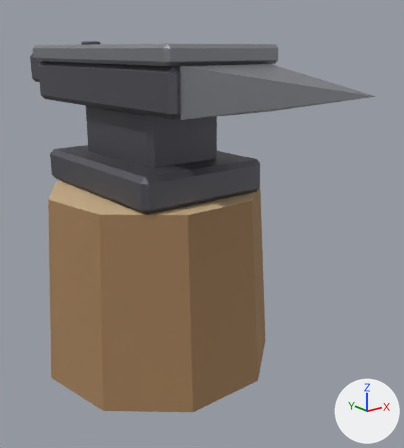
An edit to the glTF model assets/models/anvil.glb, drawn before and after from the same camera.
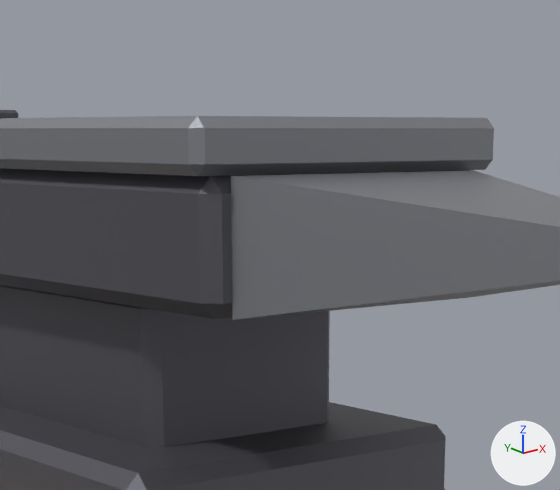
There are two pictures of each version: one whole from a camera (50 mm lens) standing at (-0.769, -1.148, 0.791) and looking at (0.049, -0.125, 0.382), one close up on the part from 23% to 75% of the width and 0% to 41% of the height. The axes (+X, +Y, +Z) are drawn at lower right. The lights are the same throughout. The first two pictures are the older version.

The scene before the commit, as lines of its bpy script (objects in view):
```python
me_anvil = bpy.data.meshes.new('Anvil')
me_anvil.from_pydata(...)  # 167 vertices, 302 faces; spans x -0.295..0.295, y -0.62..0.47, z 0.0..0.81
# faces by material slot: [18, 14, 220, 50]
me_anvil.materials.append(mat_p_wood)  # brown #a27e59
me_anvil.materials.append(mat_p_wood_end)  # beige #d4b890
me_anvil.materials.append(mat_p_iron)  # dark grey #65656c
me_anvil.materials.append(mat_p_iron_light)  # grey #999ba2
ob_anvil = bpy.data.objects.new('Anvil', me_anvil)
ob_anvil.location = (0.0, 0.0, 0.0)
```
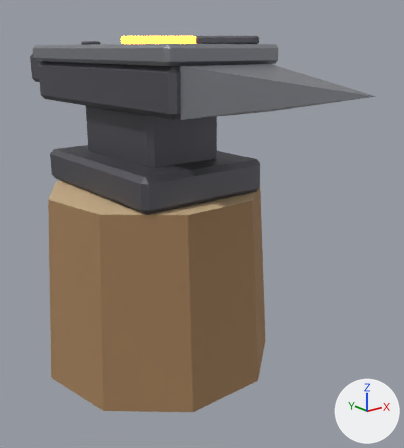
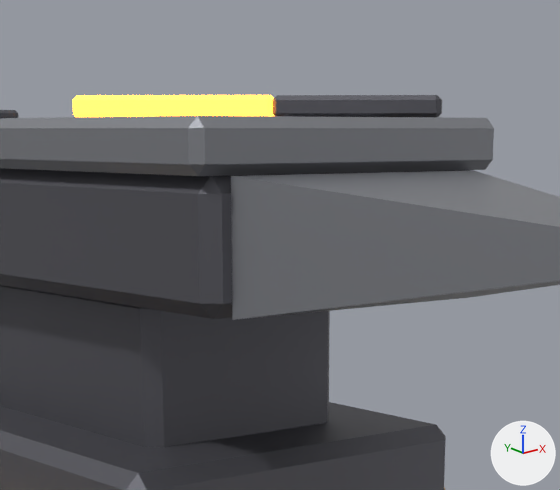
What differs and where, as boxes [x1, y1, x2, y2] in the close-ups (560 x 490 px):
'WorkBar', added: after [72, 95, 442, 117]
    faces in mat_p_ember (orange #ff8927, glowing orange #ff9530): [72, 95, 274, 117]
    faces in mat_p_iron (dark grey #65656c): [272, 95, 442, 117]

The edits, one by one:
Material 'p_ember' (mat_p_ember) is new.
Its base color is (1.0, 0.25, 0.02) (orange #ff8927).
Its roughness is 0.6.
Its emission color is (1.0, 0.3, 0.03) (orange #ff9530).
Its emission strength is 6.0.
Mesh me_workbar is new.
It has 48 vertices, 88 faces and spans x -0.043..0.197, y -0.167..0.085, z 0.8..0.82.
Faces by material slot: [44, 44].
It uses material mat_p_ember (orange #ff8927, glowing orange #ff9530).
It uses material mat_p_iron (dark grey #65656c).
Object 'WorkBar' (ob_workbar) is new; it shows me_workbar.
Its location is (0.0, 0.0, 0.0).
